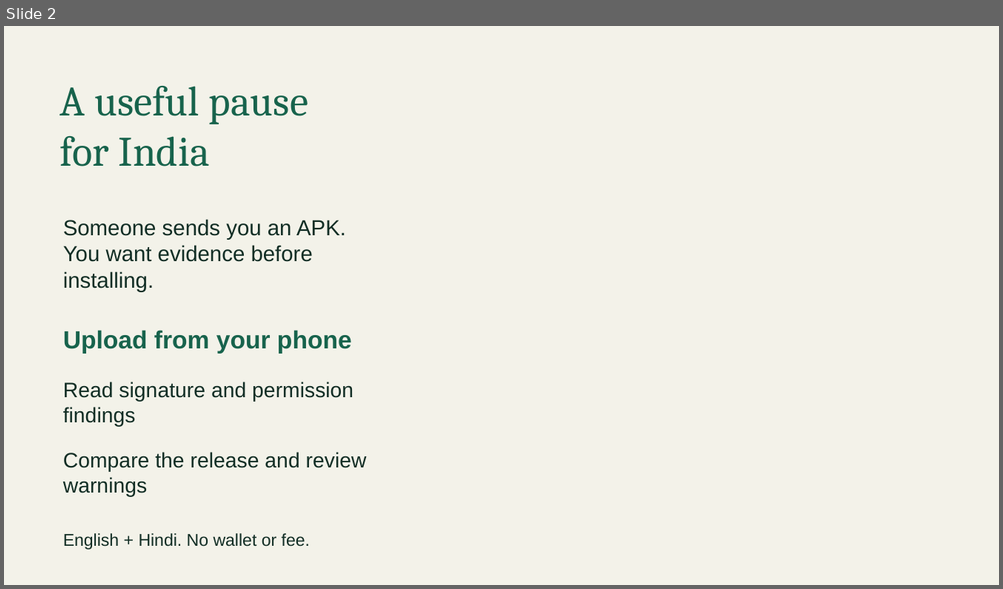
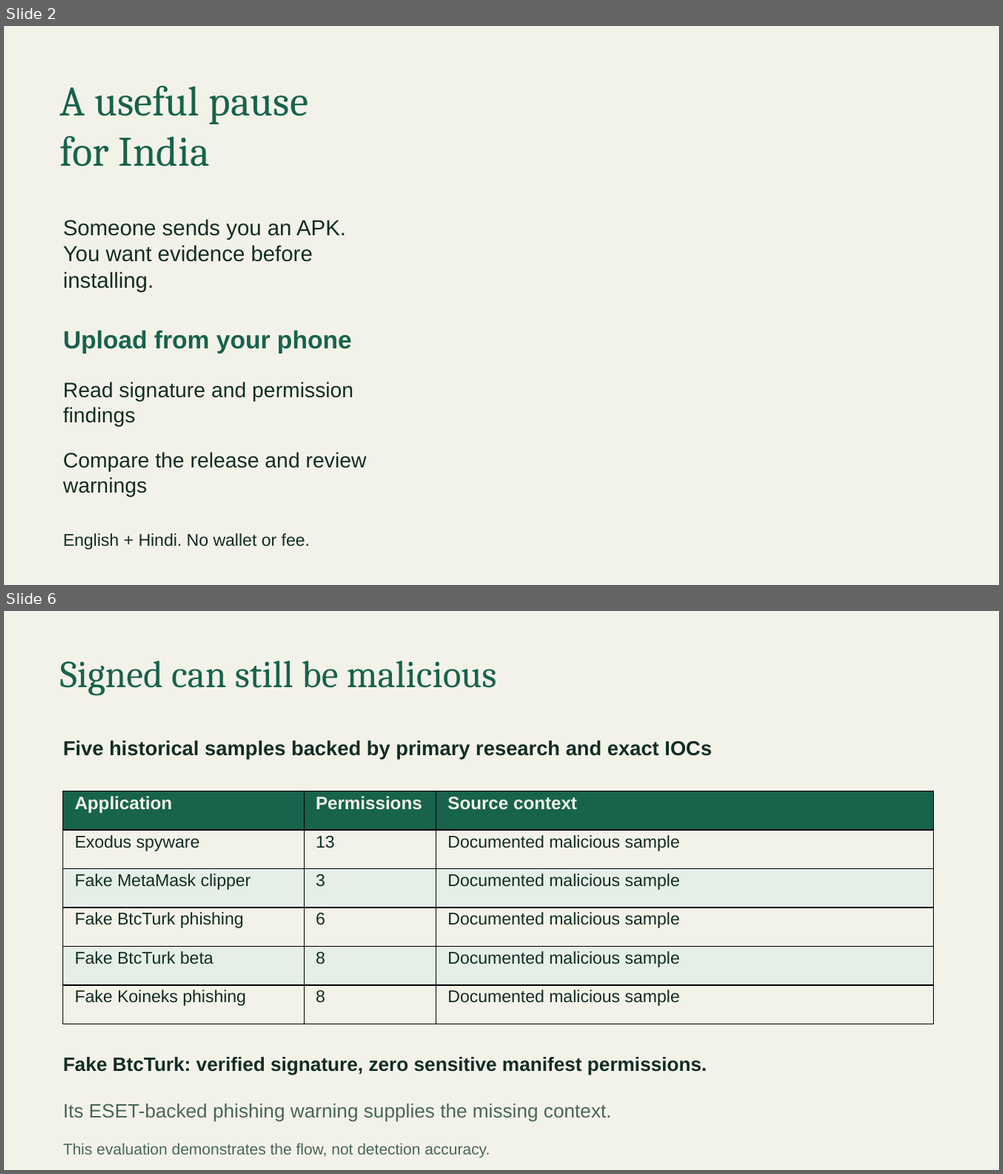
Before and after one commit to AjnasNB/scamsignal, a slide deck: media/deck/scamsignal-pitch-deck.pptx. Shown one above the other, each under a label of ours: slide 2 before the commit, slides 2 and 6 after it; the slides between them are not shown. The pictures are 1003x589 and 1003x1174 pixels, drawn with LibreOffice and Linux fonts; fonts in the diff are those of the drawing; background and template pictures are left out. Boxes give left, top, right and bottom in pixels: in the first picture for what was removed or moved away, otherwise in the second. Text is boxed around its words. In the diff, an @@ line names an element or a change of style, - is before the commit and + after.

```diff
--- a/media/deck/scamsignal-pitch-deck.pptx
+++ b/media/deck/scamsignal-pitch-deck.pptx
@@ slide 6 added at (4, 611, 999, 1170), background #F3F2E9 @@
@@ text added at (60, 661, 497, 696), 36.8 pt, text #17634C @@
+Signed can still be malicious
@@ text added at (63, 741, 711, 759), 19.5 pt, text #112D24, bold @@
+Five historical samples backed by primary research and exact IOCs
@@ table added at (63, 792, 933, 1025), 6 rows, 3 columns @@
+Application | Permissions | Source context
+Exodus spyware | 13 | Documented malicious sample
+Fake MetaMask clipper | 3 | Documented malicious sample
+Fake BtcTurk phishing | 6 | Documented malicious sample
+Fake BtcTurk beta | 8 | Documented malicious sample
+Fake Koineks phishing | 8 | Documented malicious sample
@@ text added at (63, 1057, 707, 1076), 18.8 pt, text #112D24, bold @@
+Fake BtcTurk: verified signature, zero sensitive manifest permissions.
@@ text added at (63, 1104, 612, 1122), 18.8 pt, text #48665A @@
+Its ESET-backed phishing warning supplies the missing context.
@@ text added at (63, 1144, 489, 1158), 15 pt, text #48665A @@
+This evaluation demonstrates the flow, not detection accuracy.
```
Also in this commit, not shown: 3 slides changed, 1 other slide added, 1 slide removed, 13 other files.
